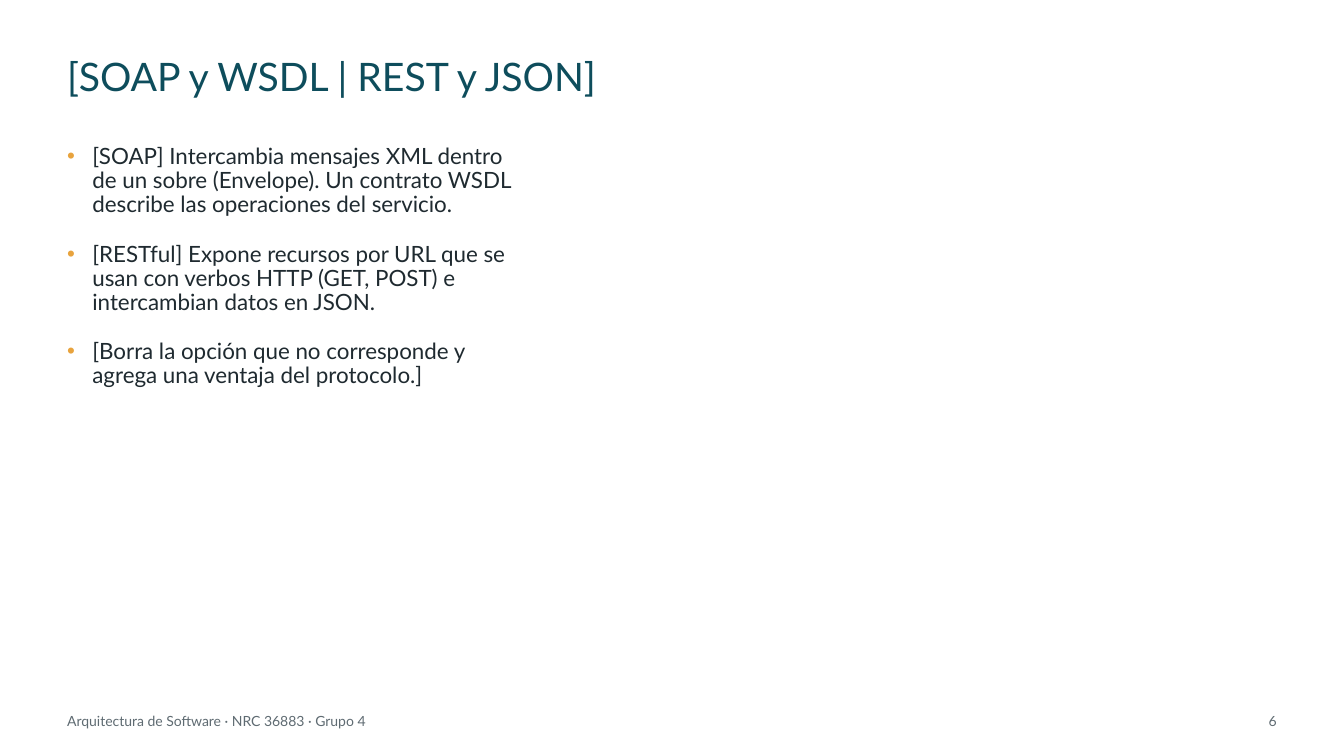
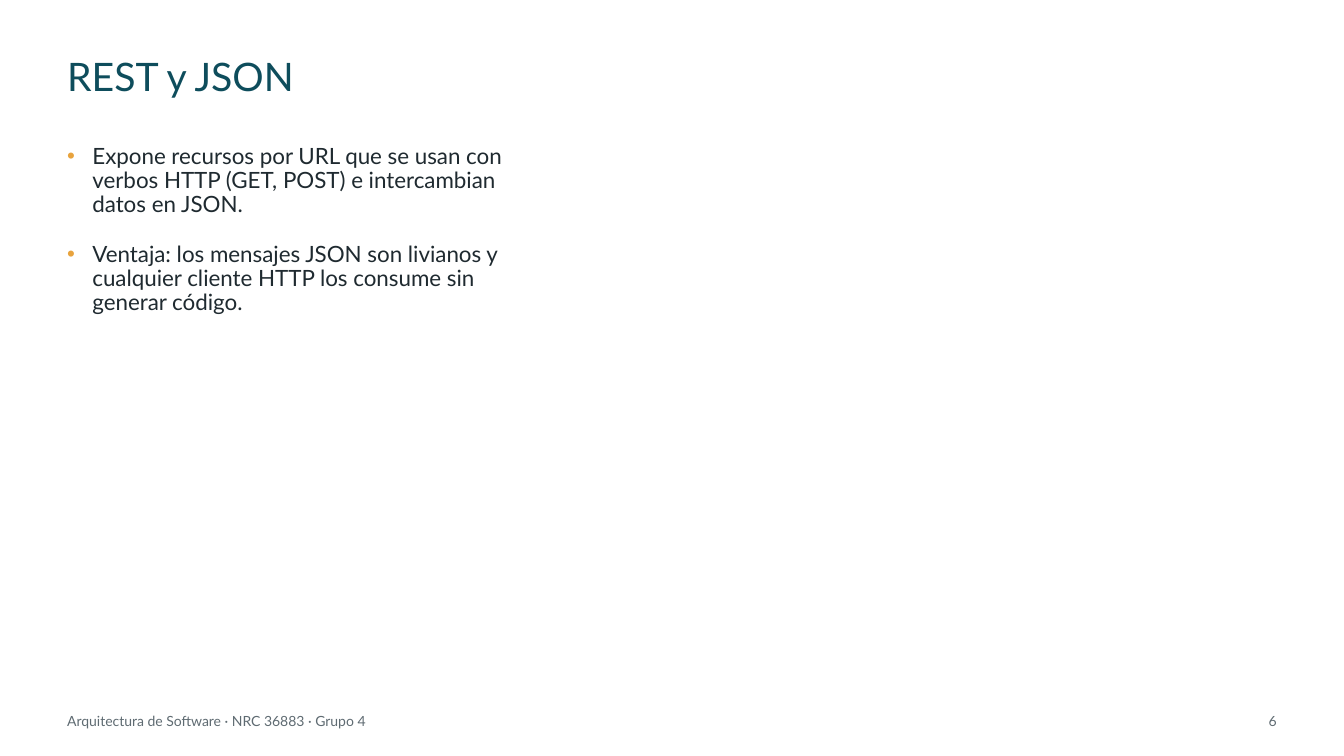
Before and after one commit to IMarcusDev/TI.1.3.-PAO202651_RESTFUL_JAVA_SINBDD_NRC_36883_GR04, a slide deck: slide 6 of 05. DOCUMENTACION/PRESENTACION TI.1.3. RESTFUL sin BDD en JAVA GR4.pptx. Drawn at 1344x756 pixels with LibreOffice and Linux fonts; fonts in the diff are those of the drawing. Boxes give left, top, right and bottom in pixels: in the first picture for what was removed or moved away, otherwise in the second. Text is boxed around its words. In the diff, an @@ line names an element or a change of style, - is before the commit and + after.

```diff
--- a/05. DOCUMENTACION/PRESENTACION TI.1.3. RESTFUL sin BDD en JAVA GR4.pptx
+++ b/05. DOCUMENTACION/PRESENTACION TI.1.3. RESTFUL sin BDD en JAVA GR4.pptx
@@ title at [67, 62, 294, 98]: text changed @@
-[SOAP y WSDL | REST y JSON]
+REST y JSON
@@ text at [92, 148, 502, 314]: text changed @@
-• [SOAP] Intercambia mensajes XML dentro de un sobre (Envelope). Un contrato WSDL describe las operaciones del servicio.
-• [RESTful] Expone recursos por URL que se usan con verbos HTTP (GET, POST) e intercambian datos en JSON.
-• [Borra la opción que no corresponde y agrega una ventaja del protocolo.]
+• Expone recursos por URL que se usan con verbos HTTP (GET, POST) e intercambian datos en JSON.
+• Ventaja: los mensajes JSON son livianos y cualquier cliente HTTP los consume sin generar código.
```
Also in this commit, not shown: 27 other slides changed.
